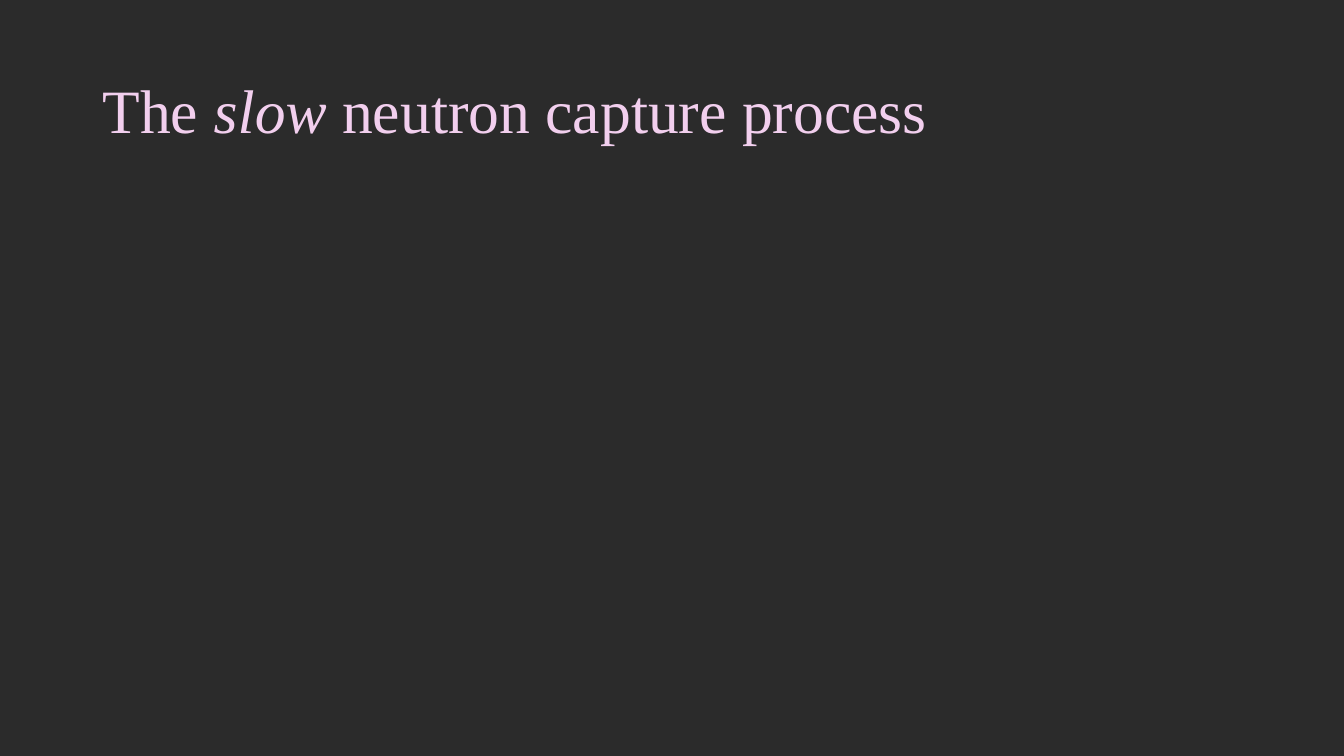
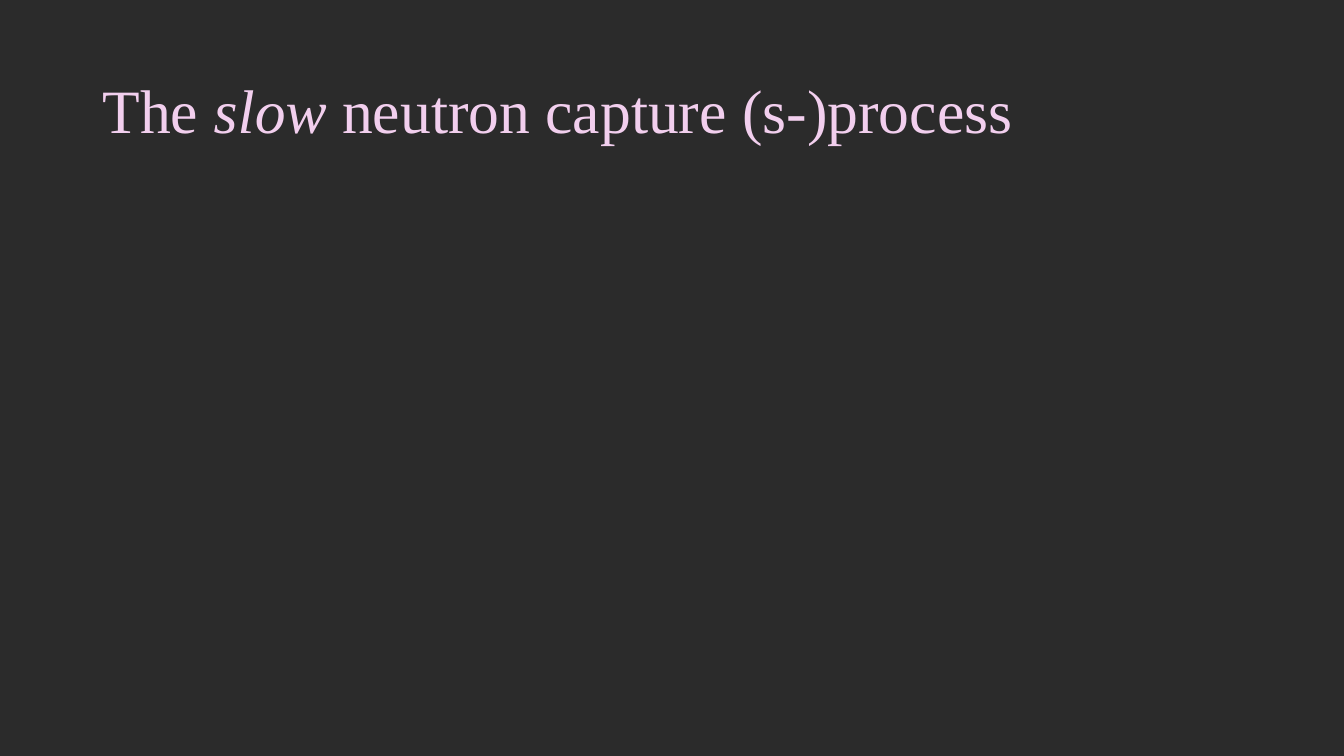
Before and after one commit to giulia-cinquegrana/bridgce2026-stellar-nucleosynthesis, a slide deck: slide 10 of Lectures/all_slides.pptx (slide 9 before the commit). Drawn at 1344x756 pixels with LibreOffice and Linux fonts; fonts in the diff are those of the drawing; background and template pictures are left out; a plain dark background stands for a picture behind light text. Boxes give left, top, right and bottom in pixels: in the first picture for what was removed or moved away, otherwise in the second. Text is boxed around its words. In the diff, an @@ line names an element or a change of style, - is before the commit and + after.

```diff
--- a/Lectures/all_slides.pptx
+++ b/Lectures/all_slides.pptx
@@ title at <box>102,90,1012,144</box>: text changed @@
-The slow neutron capture process
+The slow neutron capture (s-)process
```
Also in this commit, not shown: 11 other slides changed, 1 slide added, 2 other files.
